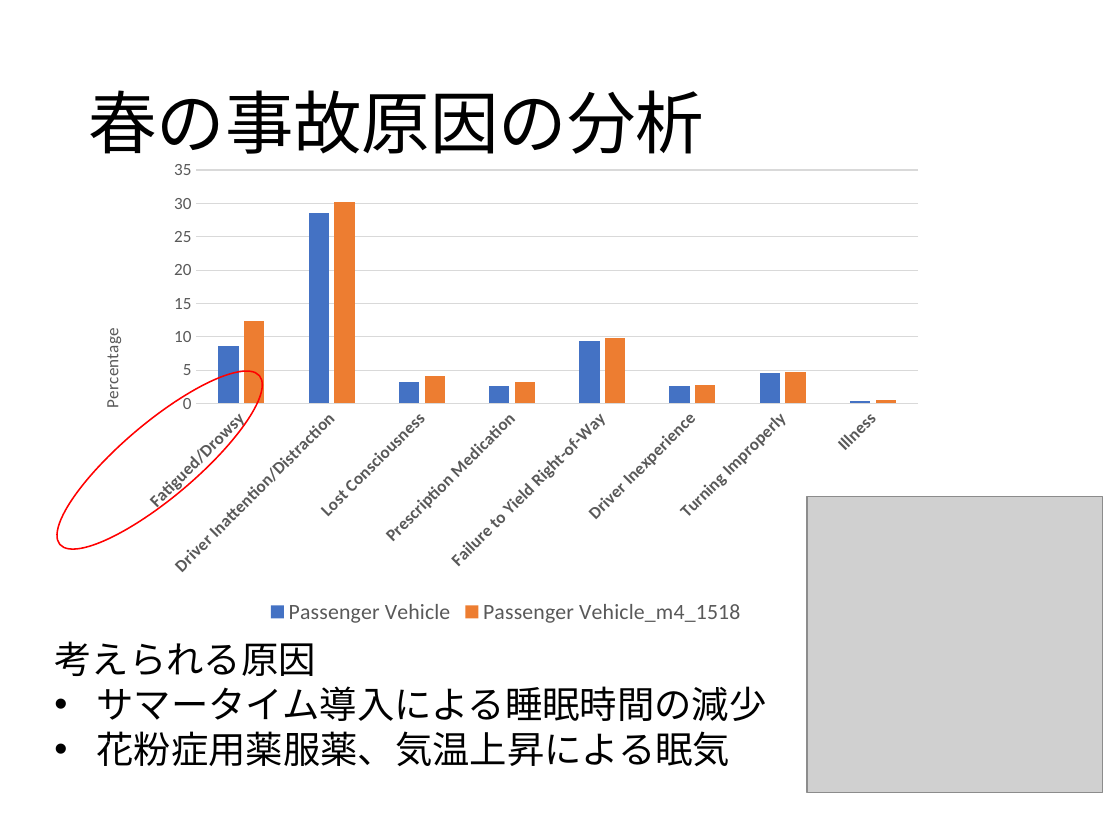
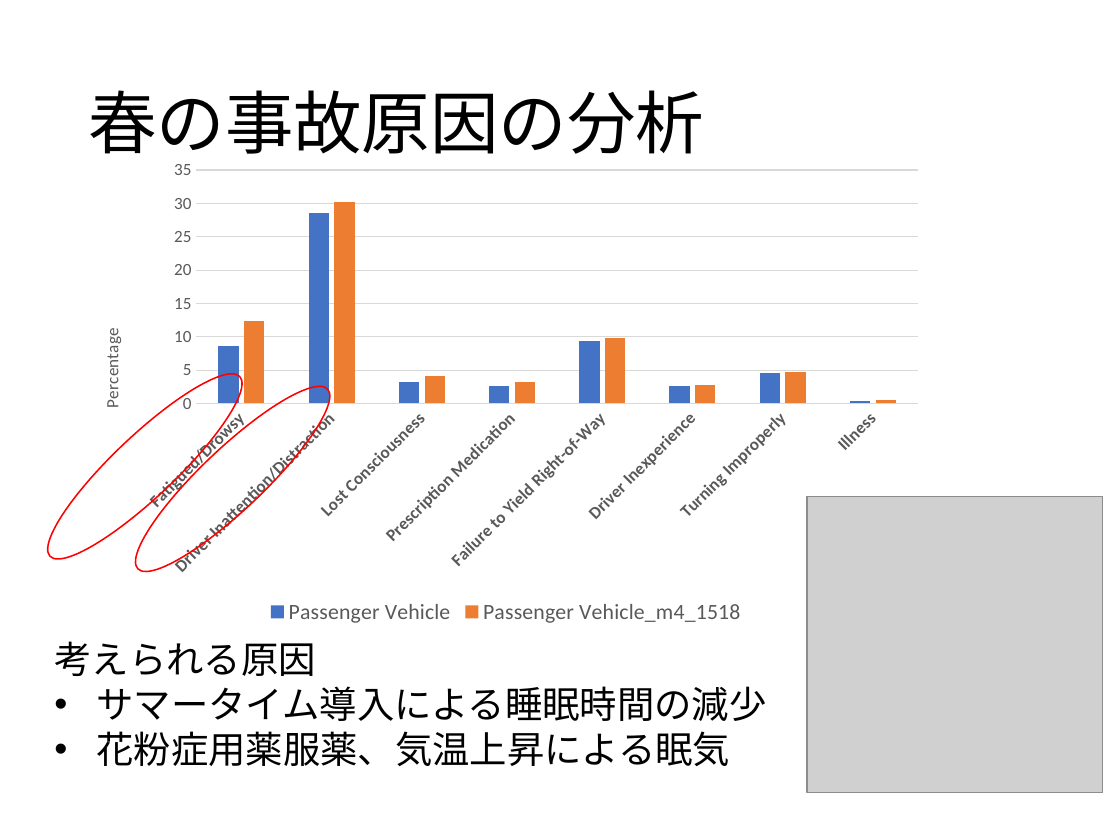
Before and after one commit to krisnadiputra/GCI2017-final-project, a slide deck: slide 4 of cosmas/slides.pptx. Drawn at 1120x840 pixels with LibreOffice and Linux fonts; fonts in the diff are those of the drawing; grey boxes stand for pictures. Boxes give left, top, right and bottom in pixels: in the first picture for what was removed or moved away, otherwise in the second. Text is boxed around its words. In the diff, an @@ line names an element or a change of style, - is before the commit and + after.

```diff
--- a/cosmas/slides.pptx
+++ b/cosmas/slides.pptx
@@ ellipse at (x1=29, y1=354, x2=261, y2=579): rotation 319 to 316 degrees @@
@@ ellipse added at (x1=117, y1=367, x2=348, y2=591), outline #FF0000 1 pt @@
```
Also in this commit, not shown: 2 other slides changed.
